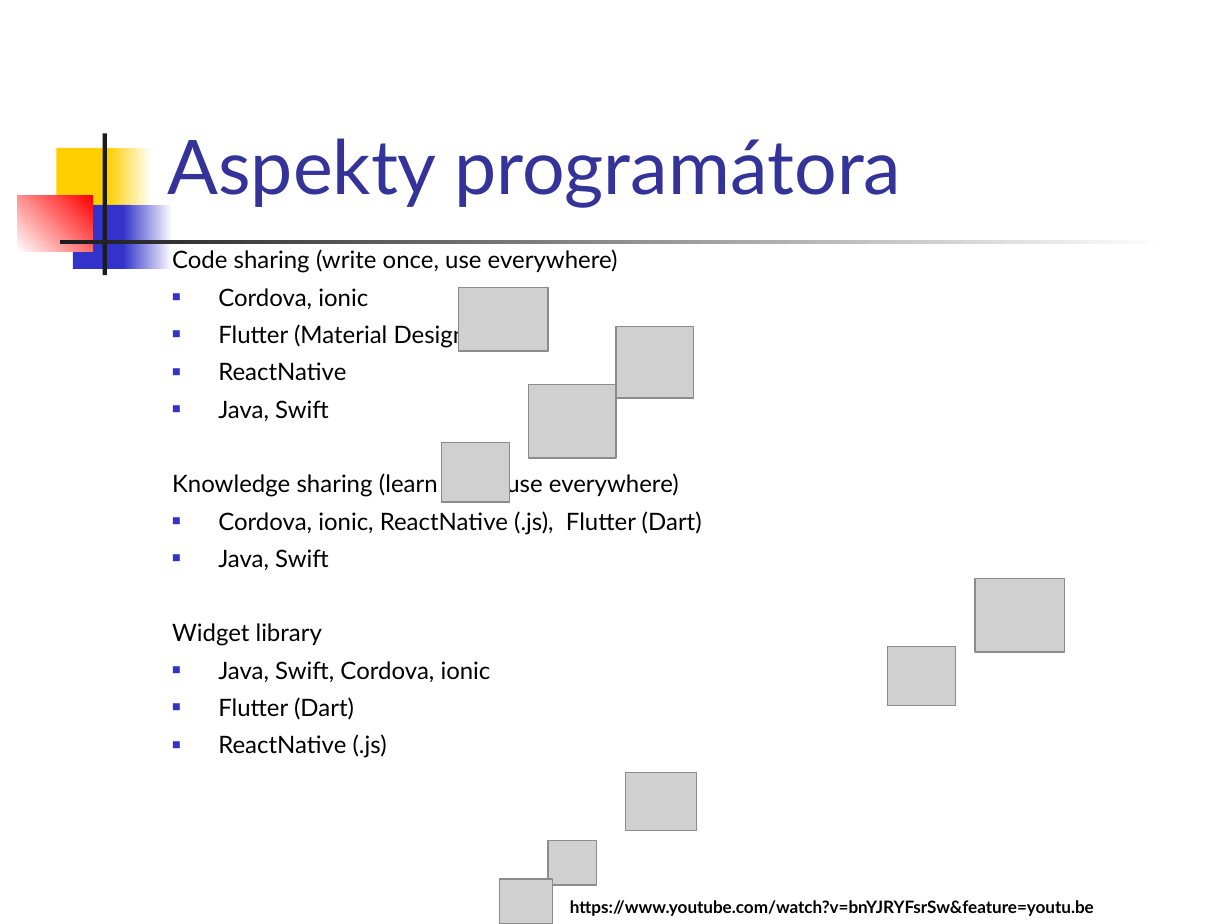
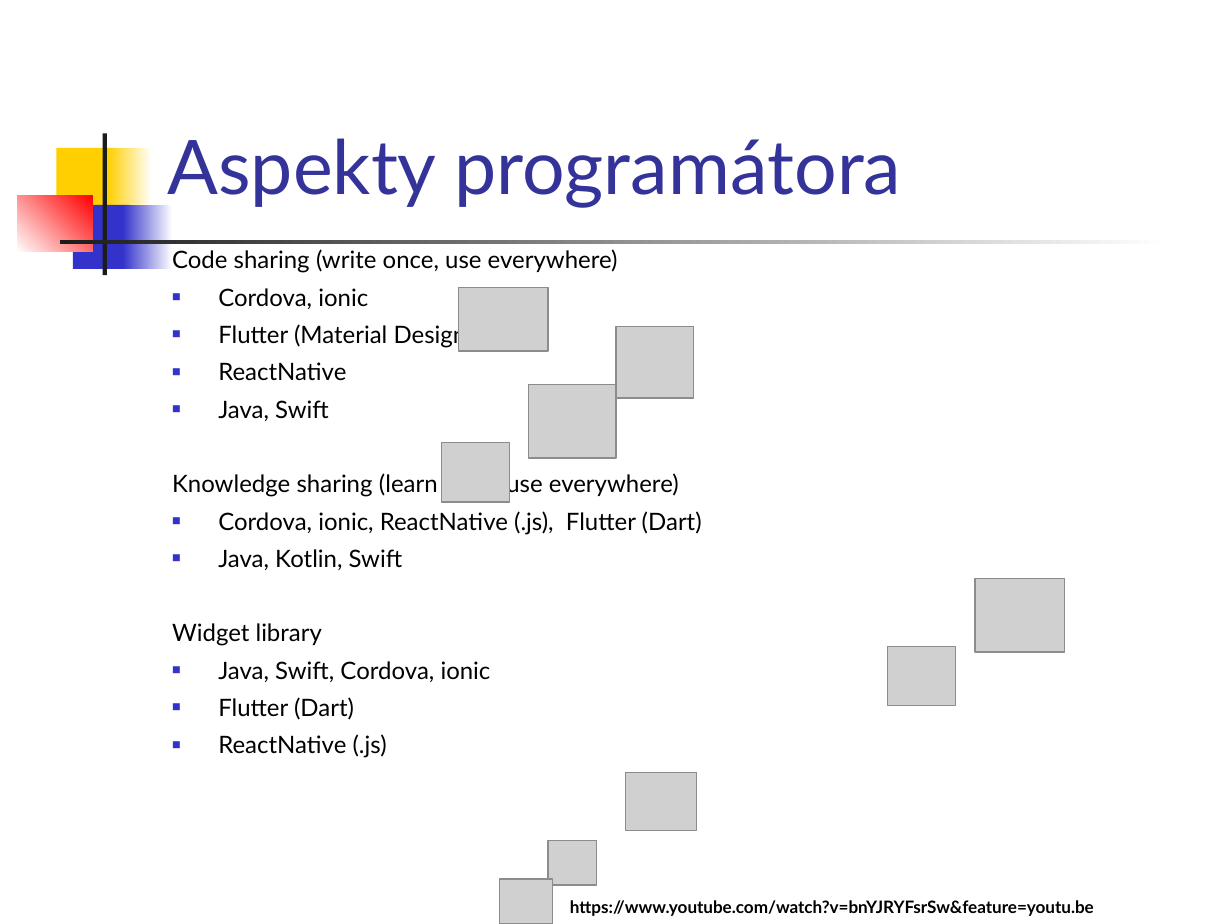
Before and after one commit to vmandro/Prednasky, a slide deck: slide 9 of 01/01_Uvod.ppt. Drawn at 1232x924 pixels with LibreOffice and Linux fonts; fonts in the diff are those of the drawing; grey boxes stand for pictures. Boxes give left, top, right and bottom in pixels: in the first picture for what was removed or moved away, otherwise in the second. Text is boxed around its words. In the diff, an @@ line names an element or a change of style, - is before the commit and + after.

```diff
--- a/01/01_Uvod.ppt
+++ b/01/01_Uvod.ppt
@@ text at <box>218,549,403,570</box>: text changed @@
-■ Java, Swift
+■ Java, Kotlin, Swift
```
Also in this commit, not shown: 3 other slides changed, 2 other files.
